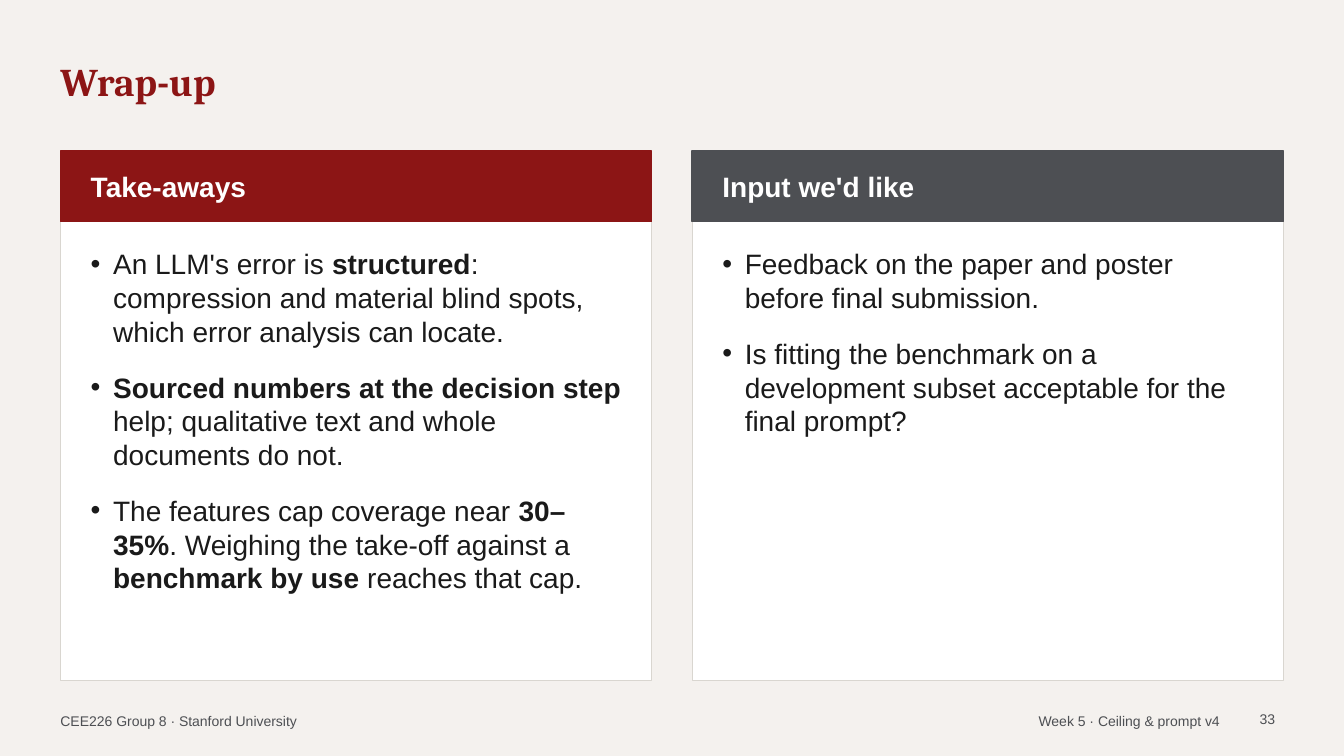
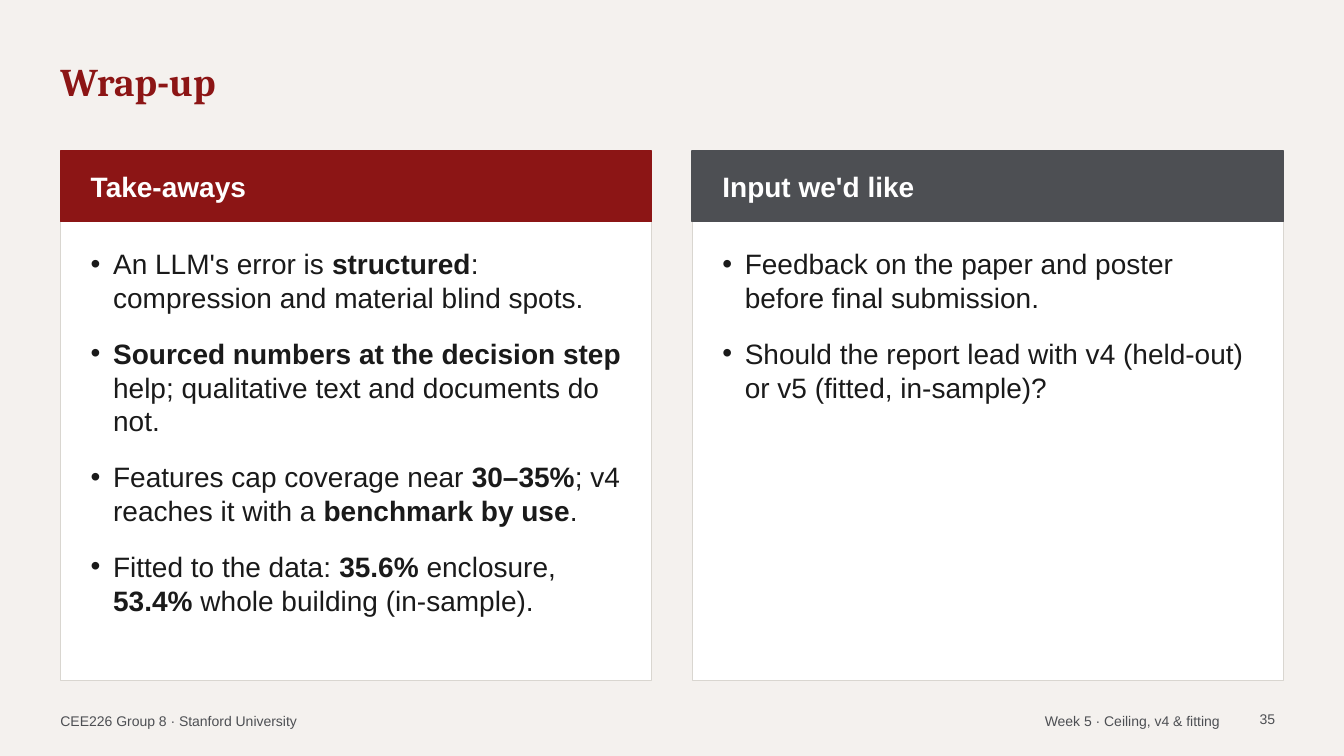
Before and after one commit to HeshanChen/CEE226LCA, a slide deck: slide 35 of report/weekly/weekly_updates.pptx (slide 33 before the commit). Drawn at 1344x756 pixels with LibreOffice and Linux fonts; fonts in the diff are those of the drawing. Boxes give left, top, right and bottom in pixels: in the first picture for what was removed or moved away, otherwise in the second. Text is boxed around its words. In the diff, an @@ line names an element or a change of style, - is before the commit and + after.

```diff
--- a/report/weekly/weekly_updates.pptx
+++ b/report/weekly/weekly_updates.pptx
@@ text at [113, 253, 621, 616]: text changed @@
-• An LLM's error is structured: compression and material blind spots, which error analysis can locate.
-• Sourced numbers at the decision step help; qualitative text and whole documents do not.
-• The features cap coverage near 30–35%. Weighing the take-off against a benchmark by use reaches that cap.
+• An LLM's error is structured: compression and material blind spots.
+• Sourced numbers at the decision step help; qualitative text and documents do not.
+• Features cap coverage near 30–35%; v4 reaches it with a benchmark by use.
+• Fitted to the data: 35.6% enclosure, 53.4% whole building (in-sample).
@@ text at [745, 343, 1243, 403]: text changed @@
-• Is fitting the benchmark on a development subset acceptable for the final prompt?
+• Should the report lead with v4 (held-out) or v5 (fitted, in-sample)?
@@ text at [1045, 716, 1219, 729]: text changed @@
-Week 5 · Ceiling & prompt v4
+Week 5 · Ceiling, v4 & fitting
@@ page number at [1260, 714, 1276, 724]: text changed @@
-33
+35
```
Also in this commit, not shown: 6 other slides changed, 3 slides added, 1 slide removed, 23 other files.
